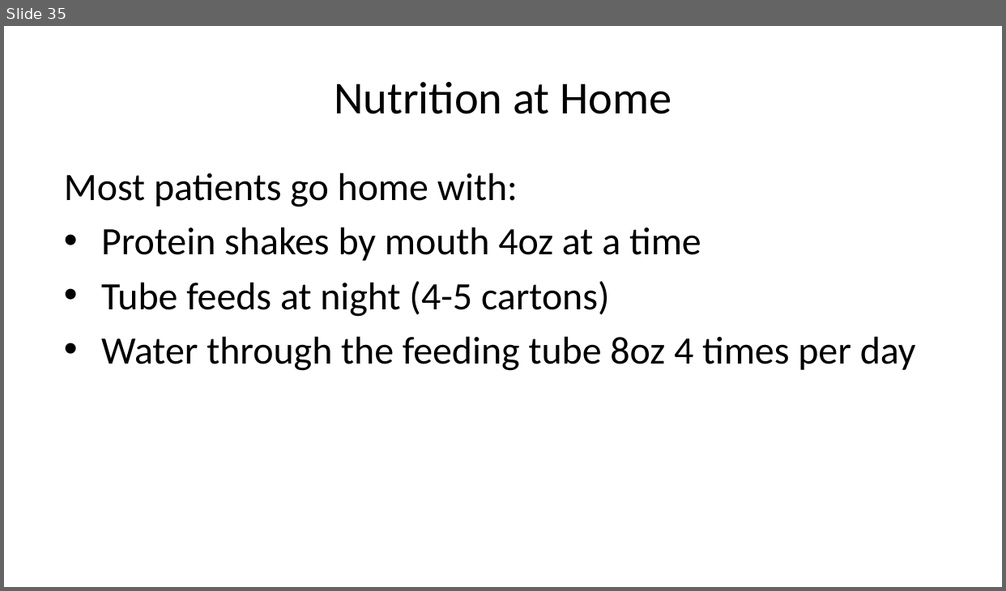
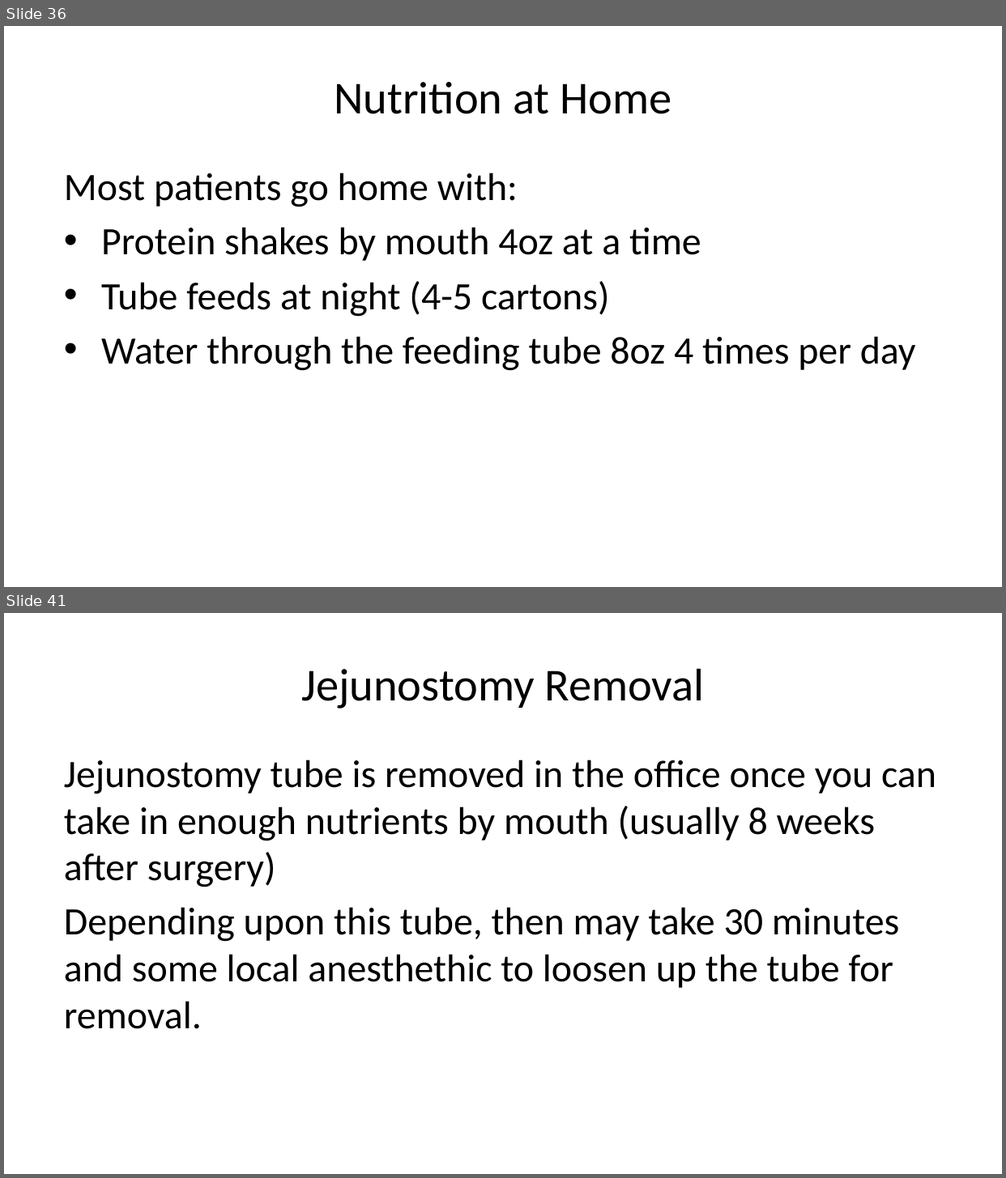
Before and after one commit to jcsalo/patient_education, a slide deck: lci_surgery.pptx. Shown one above the other, each under a label of ours: slide 35 before the commit, slides 36 and 41 after it; the slides between them are not shown. The pictures are 1006x591 and 1006x1178 pixels, drawn with LibreOffice and Linux fonts; fonts in the diff are those of the drawing. Boxes give left, top, right and bottom in pixels: in the first picture for what was removed or moved away, otherwise in the second. Text is boxed around its words. In the diff, an @@ line names an element or a change of style, - is before the commit and + after.

```diff
--- a/lci_surgery.pptx
+++ b/lci_surgery.pptx
@@ slide 41 added at (4, 613, 1002, 1174), background #FFFFFF @@
@@ title added at (301, 668, 705, 709), 33 pt, text #000000 @@
+Jejunostomy Removal
@@ text added at (64, 760, 936, 1029), 28 pt, text #000000 @@
+Jejunostomy tube is removed in the office once you can take in enough nutrients by mouth (usually 8 weeks after surgery)
+Depending upon this tube, then may take 30 minutes and some local anesthethic to loosen up the tube for removal.
@@ what was slide 35 is now slide 36 @@
```
Also in this commit, not shown: 2 slides changed, 6 other slides added, 1 slide removed, 38 other files.
